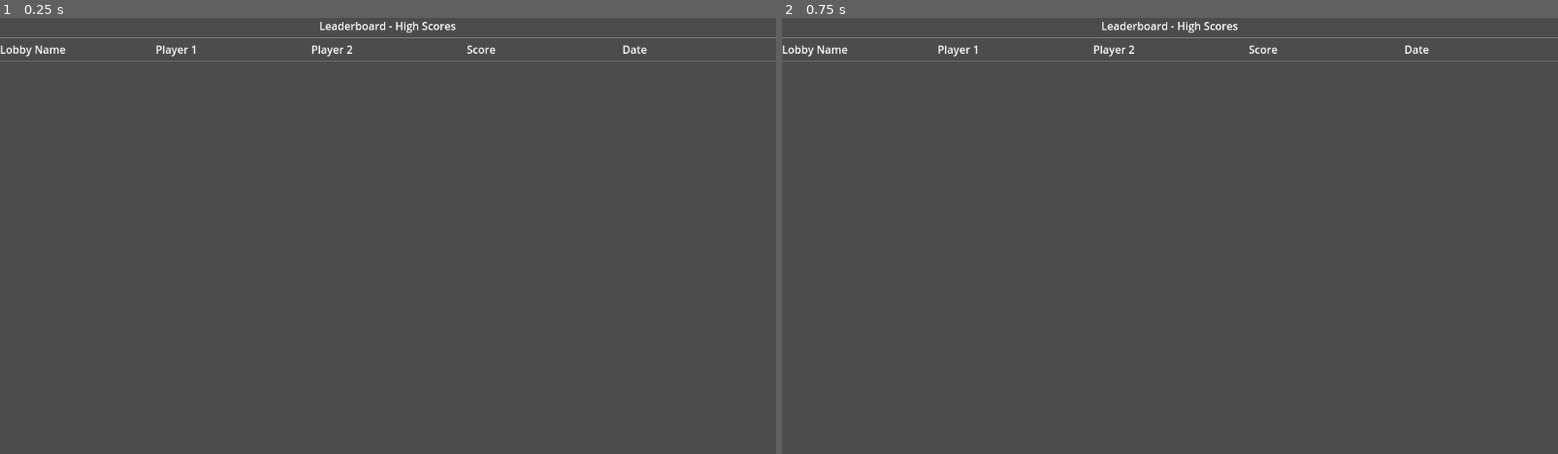
Above: before the commit, frames 1-2 (left to right).
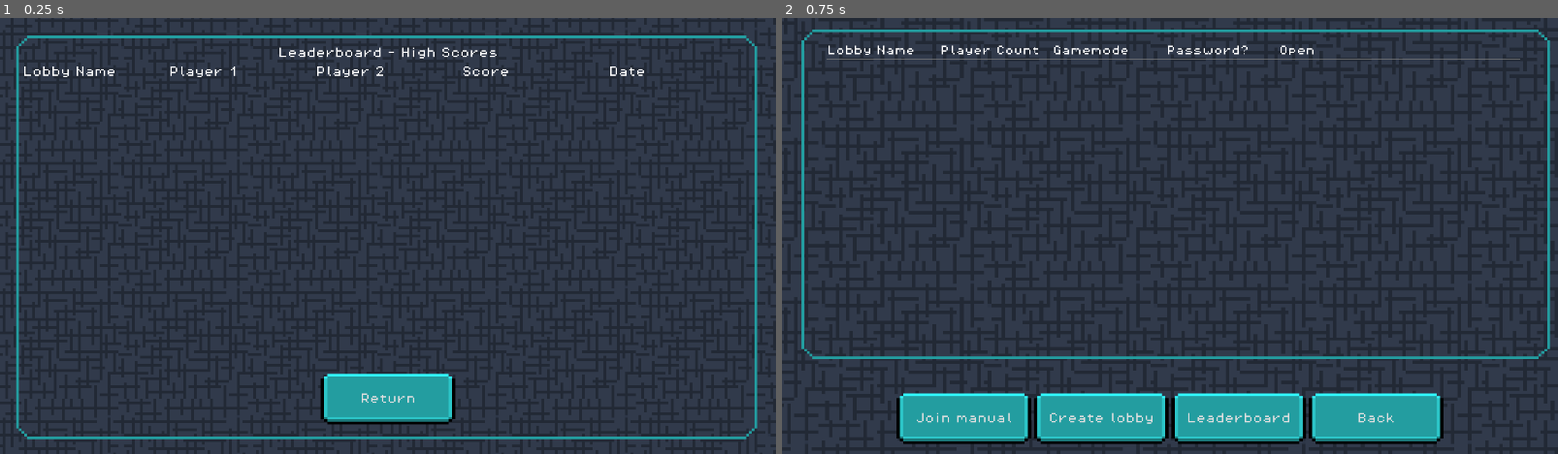
Above: after the commit, the same moments.

Repository: sublollipp/resonant_runners
Game: Godot game, scene res://Scenes/UI/leaderboard.tscn
Two runs of this game, one before a commit and one after it. Both use one fixed random seed, a clock stepped at 60 frames per second and the inputs below. This scene is started directly instead of the project's main scene.
Inputs (mouse positions are in pixels of both pictures, inside the frame that each line leads up to):
- Up to frame 1 (0.25 s): no input
- Up to frame 2 (0.75 s): click (1170, 397) at 0.5 s, where only the run after the commit has a clickable "Return"

The runs differ from the first frame. In frame 1, 100% of the frame differs, in the area x 0-100%, y 0-100%; in frame 2, 100%.

Commit message:
Leaderboard UI

Diff:
--- a/GD-SyncTemplates/LobbyBrowser/lobby_browser.gd
+++ b/GD-SyncTemplates/LobbyBrowser/lobby_browser.gd
@@ -46,3 +46,7 @@
 
 func lobby_join_pressed(lobby_name : String, has_password : bool):
 	join_pressed.emit(lobby_name, has_password)
+
+
+func _on_leaderboard_button_up():
+	get_tree().change_scene_to_file("res://Scenes/UI/leaderboard.tscn")
--- a/Scenes/UI/leadeboard_score.tscn
+++ b/Scenes/UI/leadeboard_score.tscn
@@ -1,6 +1,7 @@
-[gd_scene load_steps=2 format=3 uid="uid://c48p75ecp8kdu"]
+[gd_scene load_steps=3 format=3 uid="uid://c48p75ecp8kdu"]
 
 [ext_resource type="Script" uid="uid://dh03iuodr1m3q" path="res://Scripts/leadeboard_score.gd" id="1_lbfv2"]
+[ext_resource type="FontFile" uid="uid://3e2nchtdogv" path="res://Assets/Fonts/PixelOperator8.ttf" id="2_uwwps"]
 
 [node name="LeadeboardScore" type="HBoxContainer"]
 anchors_preset = 15
@@ -15,6 +16,7 @@
 layout_mode = 2
 size_flags_horizontal = 3
 size_flags_vertical = 1
+theme_override_fonts/font = ExtResource("2_uwwps")
 text = "Lobby"
 vertical_alignment = 1
 
@@ -22,6 +24,7 @@
 layout_mode = 2
 size_flags_horizontal = 3
 size_flags_vertical = 1
+theme_override_fonts/font = ExtResource("2_uwwps")
 text = "Player 1"
 vertical_alignment = 1
 
@@ -29,6 +32,7 @@
 layout_mode = 2
 size_flags_horizontal = 3
 size_flags_vertical = 1
+theme_override_fonts/font = ExtResource("2_uwwps")
 text = "Player 2"
 vertical_alignment = 1
 
@@ -36,6 +40,7 @@
 layout_mode = 2
 size_flags_horizontal = 3
 size_flags_vertical = 1
+theme_override_fonts/font = ExtResource("2_uwwps")
 text = "Score"
 vertical_alignment = 1
 
@@ -43,5 +48,6 @@
 layout_mode = 2
 size_flags_horizontal = 3
 size_flags_vertical = 1
+theme_override_fonts/font = ExtResource("2_uwwps")
 text = "Date"
 vertical_alignment = 1
--- a/Scenes/UI/leaderboard.tscn
+++ b/Scenes/UI/leaderboard.tscn
@@ -1,6 +1,14 @@
-[gd_scene load_steps=2 format=3 uid="uid://dpl5svlvesvgk"]
+[gd_scene load_steps=8 format=3 uid="uid://dpl5svlvesvgk"]
 
 [ext_resource type="Script" uid="uid://dlfwoxxsctu6d" path="res://Scripts/leaderboard.gd" id="1_7f0wt"]
+[ext_resource type="Texture2D" uid="uid://chs7bqnkftfqf" path="res://Assets/RRUiBackground.png" id="2_trr20"]
+[ext_resource type="Theme" uid="uid://d2cj50r0jvmm1" path="res://NormalButton.tres" id="2_ujo2p"]
+[ext_resource type="Texture2D" uid="uid://cwi1e2ogb5yeo" path="res://Assets/RRUiStor.png" id="3_bl5mr"]
+[ext_resource type="FontFile" uid="uid://3e2nchtdogv" path="res://Assets/Fonts/PixelOperator8.ttf" id="4_bl5mr"]
+
+[sub_resource type="StyleBoxEmpty" id="StyleBoxEmpty_bl5mr"]
+
+[sub_resource type="StyleBoxEmpty" id="StyleBoxEmpty_7ajj7"]
 
 [node name="Leaderboard" type="VBoxContainer"]
 anchors_preset = 15
@@ -10,52 +18,113 @@
 grow_vertical = 2
 script = ExtResource("1_7f0wt")
 
+[node name="RrUiBackground" type="Sprite2D" parent="."]
+position = Vector2(574, 322)
+scale = Vector2(2, 2)
+texture = ExtResource("2_trr20")
+
+[node name="RrUiStor" type="Sprite2D" parent="RrUiBackground"]
+position = Vector2(2, 4)
+texture = ExtResource("3_bl5mr")
+
+[node name="HSeparator4" type="HSeparator" parent="."]
+custom_minimum_size = Vector2(0, 40)
+layout_mode = 2
+theme_override_styles/separator = SubResource("StyleBoxEmpty_bl5mr")
+
 [node name="Label" type="Label" parent="."]
 layout_mode = 2
+theme_override_fonts/font = ExtResource("4_bl5mr")
 text = "Leaderboard - High Scores"
 horizontal_alignment = 1
 
 [node name="HSeparator" type="HSeparator" parent="."]
 layout_mode = 2
+theme_override_styles/separator = SubResource("StyleBoxEmpty_7ajj7")
 
 [node name="HBoxContainer" type="HBoxContainer" parent="."]
+layout_mode = 2
+
+[node name="Control2" type="Control" parent="HBoxContainer"]
+custom_minimum_size = Vector2(30, 0)
 layout_mode = 2
 
 [node name="LobbyLabel" type="Label" parent="HBoxContainer"]
 layout_mode = 2
 size_flags_horizontal = 3
+theme_override_fonts/font = ExtResource("4_bl5mr")
 text = "Lobby Name"
 clip_text = true
 
 [node name="Player1Label" type="Label" parent="HBoxContainer"]
 layout_mode = 2
 size_flags_horizontal = 3
+theme_override_fonts/font = ExtResource("4_bl5mr")
 text = "Player 1"
 
 [node name="Player2Label" type="Label" parent="HBoxContainer"]
 layout_mode = 2
 size_flags_horizontal = 3
+theme_override_fonts/font = ExtResource("4_bl5mr")
 text = "Player 2"
 
 [node name="ScoreLabel" type="Label" parent="HBoxContainer"]
 layout_mode = 2
 size_flags_horizontal = 3
+theme_override_fonts/font = ExtResource("4_bl5mr")
 text = "Score"
 
 [node name="DateLabel" type="Label" parent="HBoxContainer"]
 layout_mode = 2
 size_flags_horizontal = 3
+theme_override_fonts/font = ExtResource("4_bl5mr")
 text = "Date"
+
+[node name="Control" type="Control" parent="HBoxContainer"]
+custom_minimum_size = Vector2(30, 0)
+layout_mode = 2
 
 [node name="HSeparator2" type="HSeparator" parent="."]
 layout_mode = 2
+theme_override_styles/separator = SubResource("StyleBoxEmpty_7ajj7")
 
-[node name="ScrollContainer" type="ScrollContainer" parent="."]
+[node name="HBoxContainer2" type="HBoxContainer" parent="."]
 layout_mode = 2
 size_flags_vertical = 3
 
-[node name="ScoreList" type="VBoxContainer" parent="ScrollContainer"]
+[node name="Control2" type="Control" parent="HBoxContainer2"]
+custom_minimum_size = Vector2(30, 0)
+layout_mode = 2
+
+[node name="ScrollContainer" type="ScrollContainer" parent="HBoxContainer2"]
+layout_mode = 2
+size_flags_horizontal = 3
+size_flags_vertical = 3
+
+[node name="ScoreList" type="VBoxContainer" parent="HBoxContainer2/ScrollContainer"]
 unique_name_in_owner = true
 layout_mode = 2
 size_flags_horizontal = 3
 size_flags_vertical = 3
+
+[node name="Control" type="Control" parent="HBoxContainer2"]
+custom_minimum_size = Vector2(30, 0)
+layout_mode = 2
+
+[node name="ButtonContainer" type="HBoxContainer" parent="."]
+layout_mode = 2
+size_flags_horizontal = 4
+size_flags_vertical = 0
+
+[node name="Button" type="Button" parent="ButtonContainer"]
+custom_minimum_size = Vector2(200, 75)
+layout_mode = 2
+theme = ExtResource("2_ujo2p")
+text = "Return"
+
+[node name="HSeparator3" type="HSeparator" parent="."]
+custom_minimum_size = Vector2(0, 40)
+layout_mode = 2
+theme_override_styles/separator = SubResource("StyleBoxEmpty_7ajj7")
+
+[connection signal="button_up" from="ButtonContainer/Button" to="." method="_on_button_button_up"]
--- a/Scenes/UI/lobby_browsing_menu.tscn
+++ b/Scenes/UI/lobby_browsing_menu.tscn
@@ -60,6 +60,12 @@
 theme = ExtResource("5_6kmvo")
 text = "Create lobby"
 
+[node name="Leaderboard" type="Button" parent="LobbyBrowser/VBoxContainer/CenterContainer/HBoxContainer"]
+custom_minimum_size = Vector2(200, 75)
+layout_mode = 2
+theme = ExtResource("5_6kmvo")
+text = "Leaderboard"
+
 [node name="Back" type="Button" parent="LobbyBrowser/VBoxContainer/CenterContainer/HBoxContainer"]
 custom_minimum_size = Vector2(200, 75)
 layout_mode = 2
@@ -283,6 +289,7 @@
 [connection signal="join_pressed" from="LobbyBrowser/VBoxContainer/LobbyBrowser" to="." method="_on_lobby_browser_join_pressed"]
 [connection signal="pressed" from="LobbyBrowser/VBoxContainer/CenterContainer/HBoxContainer/Join Manual" to="." method="_on_join_manual_pressed"]
 [connection signal="pressed" from="LobbyBrowser/VBoxContainer/CenterContainer/HBoxContainer/CreateLobby" to="." method="_on_create_lobby_pressed"]
+[connection signal="button_up" from="LobbyBrowser/VBoxContainer/CenterContainer/HBoxContainer/Leaderboard" to="LobbyBrowser/VBoxContainer/LobbyBrowser" method="_on_leaderboard_button_up"]
 [connection signal="pressed" from="LobbyBrowser/VBoxContainer/CenterContainer/HBoxContainer/Back" to="." method="_on_back_pressed"]
 [connection signal="pressed" from="LobbyCreator/VBoxContainer/HBoxContainer/Create" to="LobbyCreator" method="_on_create_pressed"]
 [connection signal="pressed" from="LobbyCreator/VBoxContainer/HBoxContainer/Back" to="LobbyCreator" method="_on_back_pressed"]
--- a/Scripts/leaderboard.gd
+++ b/Scripts/leaderboard.gd
@@ -39,3 +39,7 @@
 			%ScoreList.add_child(tempscene)
 
 	print(json)
+
+
+func _on_button_button_up():
+	get_tree().change_scene_to_file("res://Scenes/UI/lobby_browsing_menu.tscn")
